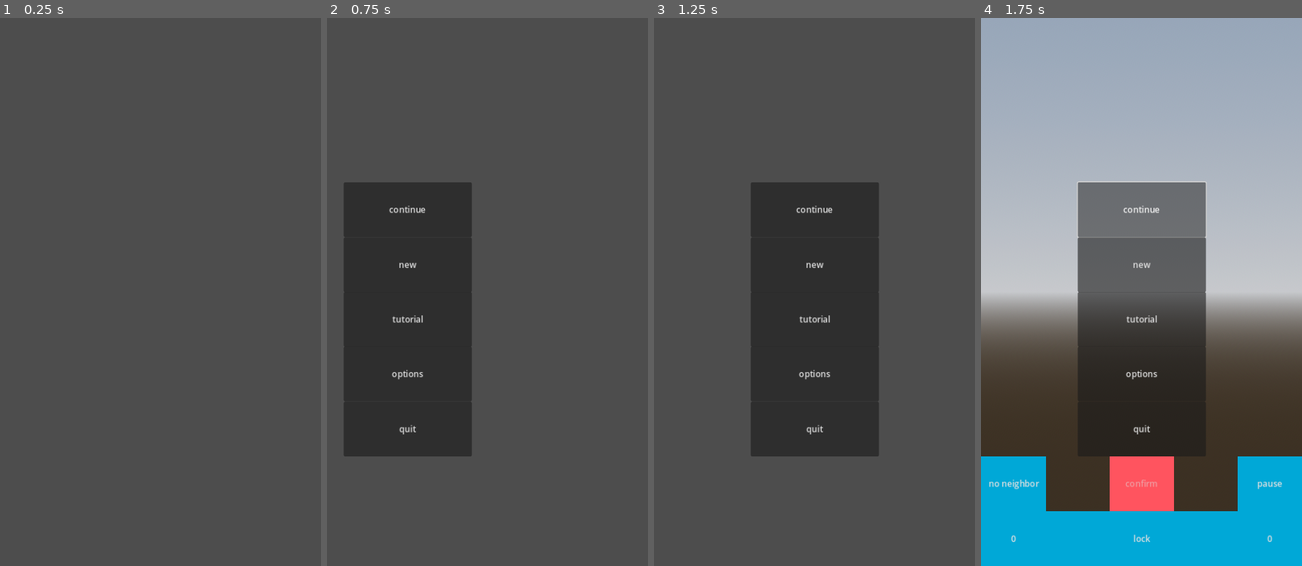
Above: before the commit, frames 1-4 (left to right).
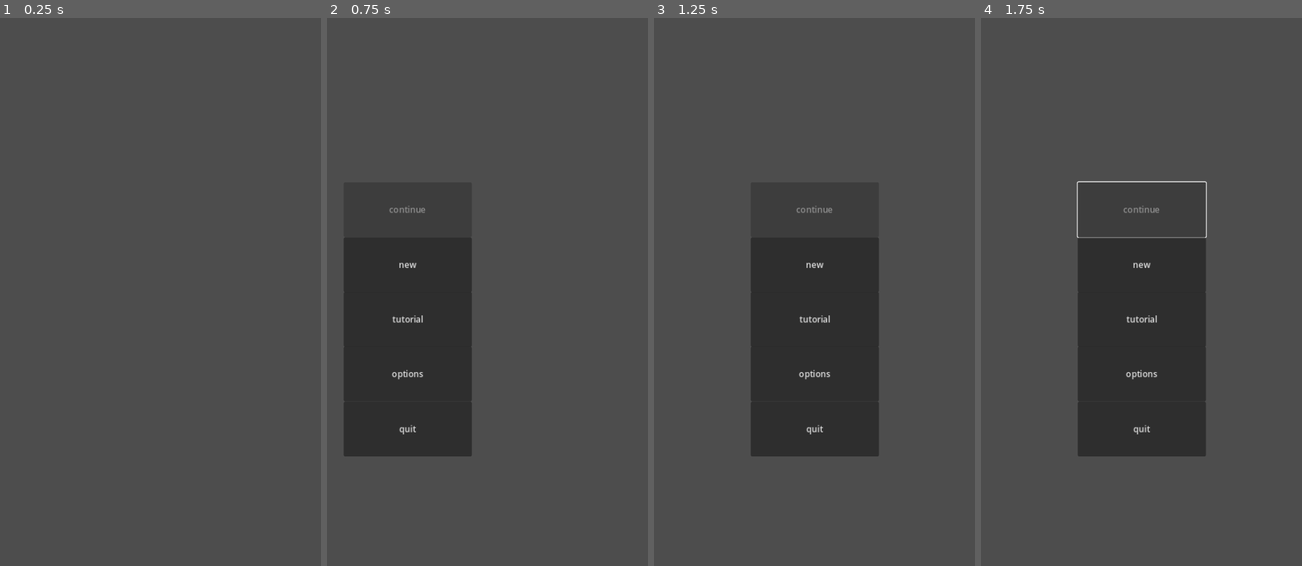
Above: after the commit, the same moments.

Repository: WalynC/sphereSweeperGodot
Game: Godot game, scene res://menu_scene.tscn
The game is run twice, just before and just after one commit, with the same random seed, the same clock (stepped at 60 frames per second) and the same inputs. This scene is started directly instead of the project's main scene.
Inputs (mouse positions are in pixels of both pictures, inside the frame that each line leads up to):
- Up to frame 1 (0.25 s): no input
- Up to frame 2 (0.75 s): move the mouse to (558, 264) at 0.52 s; hold Right (ui_right) from 0.53 s (still down); hold Down (scroll_down) from 0.53 s (still down); click (558, 264) at 0.67 s
- Up to frame 3 (1.25 s): keep holding Right (ui_right); keep holding Down (scroll_down)
- Up to frame 4 (1.75 s): release Right (ui_right) at 1.25 s; release Down (scroll_down) at 1.25 s; click (1141, 209) at 1.25 s, where only the run before the commit has a clickable "continue"

Frame 1 is identical in both runs. In frame 2, less than 0.1% of the frame differs, in the area x 19-31%, y 34-36%; in frame 3, less than 0.1%; in frame 4, 86%, in the area x 0-100%, y 0-100%.
Error before the commit: Invalid access of index '0' on a base object of type: 'Array'. (res://Board.gd:446)

Commit message:
Fixed problem where Continue button would always be active even when no save was loaded

Diff:
--- a/MainMenu.gd
+++ b/MainMenu.gd
@@ -10,10 +10,8 @@
 	emit_signal("new_game_button")
 
 func _ready():
-	#load save
-	SaveManager.load_data()
-	#if there is a save, continue button should be enabled
-	continueButton.disabled = SaveManager.saveData == null
+	#load save, if there is a save, continue button should be enabled
+	continueButton.disabled = !SaveManager.load_data()
 
 func continue_game():
 	GameManager.loading = true
--- a/SaveManager.gd
+++ b/SaveManager.gd
@@ -32,14 +32,16 @@
 		var file = FileAccess.open_encrypted_with_pass(path, FileAccess.READ, "walyn is a winner")
 		if (file == null):
 			print(FileAccess.get_open_error())
-			return
+			return false
 		var content = file.get_as_text()
 		file.close()
 		var data = JSON.parse_string(content)
 		if data == null:
 			printerr("cannot parse %s as json_string: (%s)"%[path, content])
-			return
+			return false
 		else:
 			saveData.LoadFromData(data)
+			return true
 	else:
 		printerr("cannot open non-existent file at %s" %[path])
+		return false
